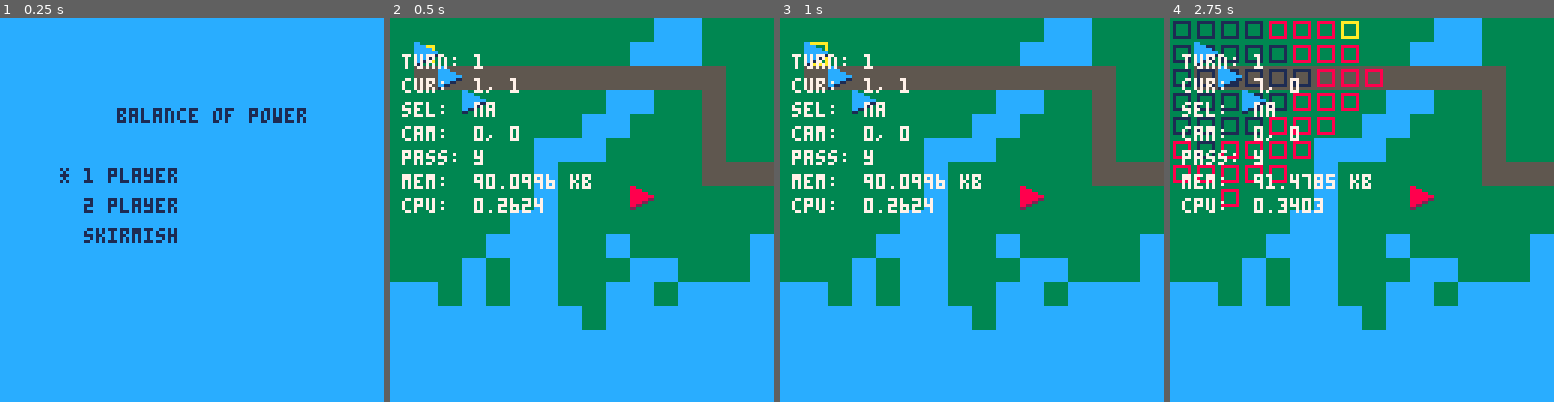
Above: before the commit, frames 1-4 (left to right).
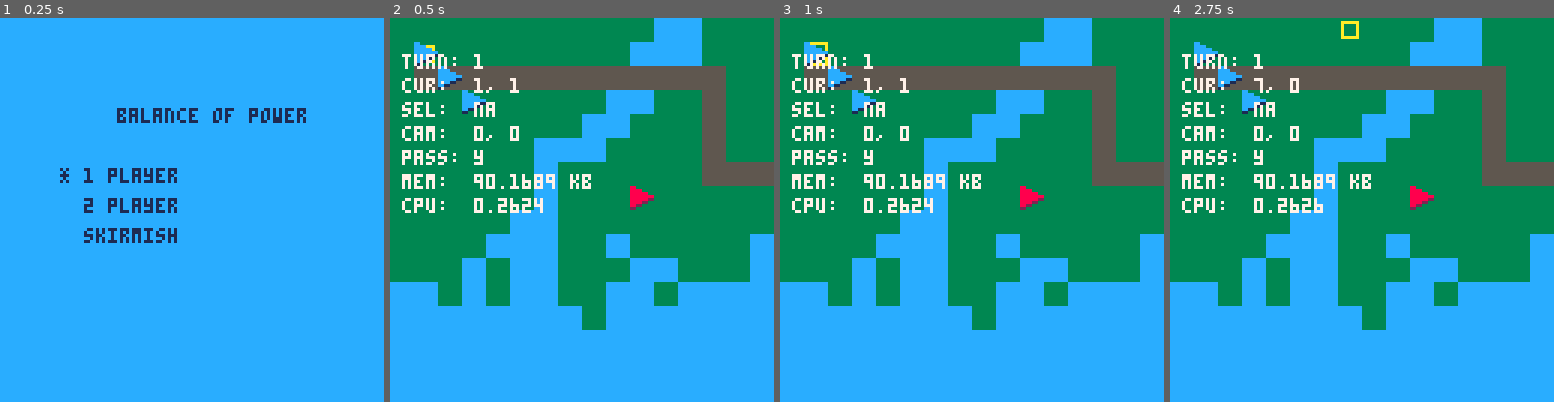
Above: after the commit, the same moments.

Repository: chrisallenlane/balance-of-power
Game: PICO-8 cartridge balance-of-power.p8
The game is run twice, just before and just after one commit, with the same random seed, the same clock (stepped at 60 frames per second) and the same inputs.
Inputs:
- Up to frame 1 (0.25 s): no input
- Up to frame 2 (0.5 s): tap X (X key) at 0.33 s
- Up to frame 3 (1 s): tap O (Z key) at 0.7 s
- Up to frame 4 (2.75 s): tap X (X key) at 1.07, 1.85 s; hold Right 1.6-2.1 s; tap O (Z key) at 1.7, 2.1, 2.5 s; hold Up 2.15-2.42 s; hold Right from 2.47 s (still down)

Frame 1 is identical in both runs. In frame 2, 0.2% of the frame differs, in the area x 31-43%, y 40-45%; in frame 3, 0.2%; in frame 4, 5.8%, in the area x 0-56%, y 0-51%.

Commit message:
fix(Cursor): clear radius on unit deselection
Fix a bug whereby a unit's movement and attack radii would not clear
when deselecting the unit.

Diff:
--- a/src/cursor.lua
+++ b/src/cursor.lua
@@ -72,7 +72,10 @@
 
     -- "Z"
     -- unselect a selected unit
-    if BtnZ:btnp() and self.sel then self.sel = false end
+    if BtnZ:btnp() and self.sel then
+        self.sel = false
+        Radius:clear()
+    end
 end
 
 -- render the cursor
